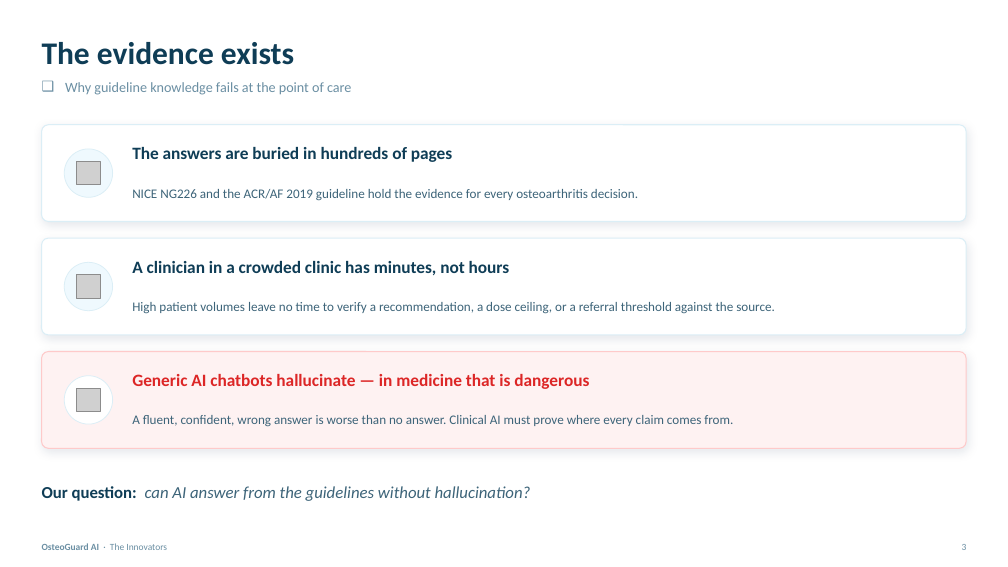
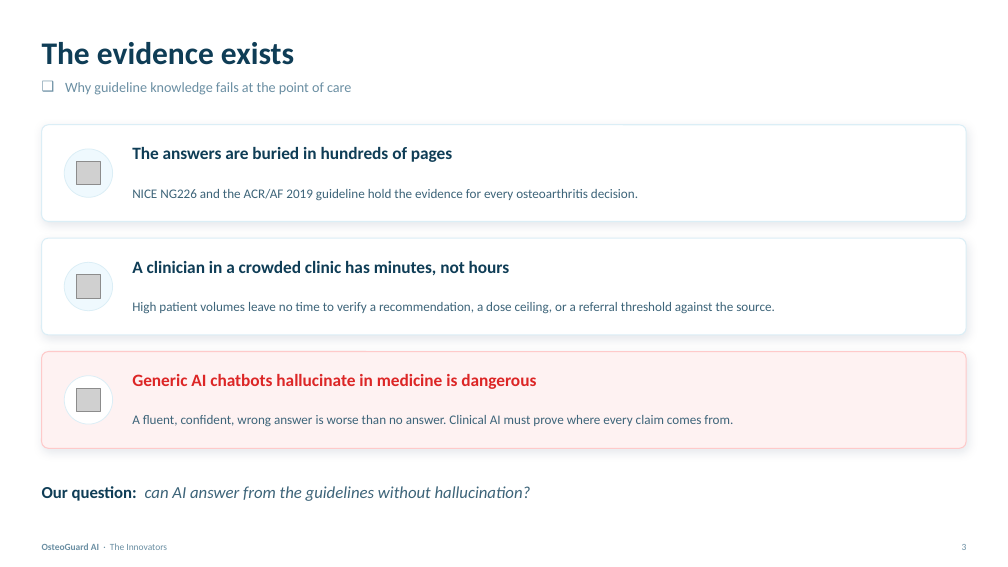
Before and after one commit to joe02692/OSTEO_GUARD_AI_HACKATHON, a slide deck: slide 3 of docs/OsteoGuard_AI_Presentation.pptx. Drawn at 1008x567 pixels with LibreOffice and Linux fonts; fonts in the diff are those of the drawing; grey boxes stand for pictures. Boxes give left, top, right and bottom in pixels: in the first picture for what was removed or moved away, otherwise in the second. Text is boxed around its words. In the diff, an @@ line names an element or a change of style, - is before the commit and + after.

```diff
--- a/docs/OsteoGuard_AI_Presentation.pptx
+++ b/docs/OsteoGuard_AI_Presentation.pptx
@@ text at (132, 374, 536, 389): text changed @@
-Generic AI chatbots hallucinate — in medicine that is dangerous
+Generic AI chatbots hallucinate in medicine is dangerous
```
Also in this commit, not shown: 4 other slides changed, 5 other files.
